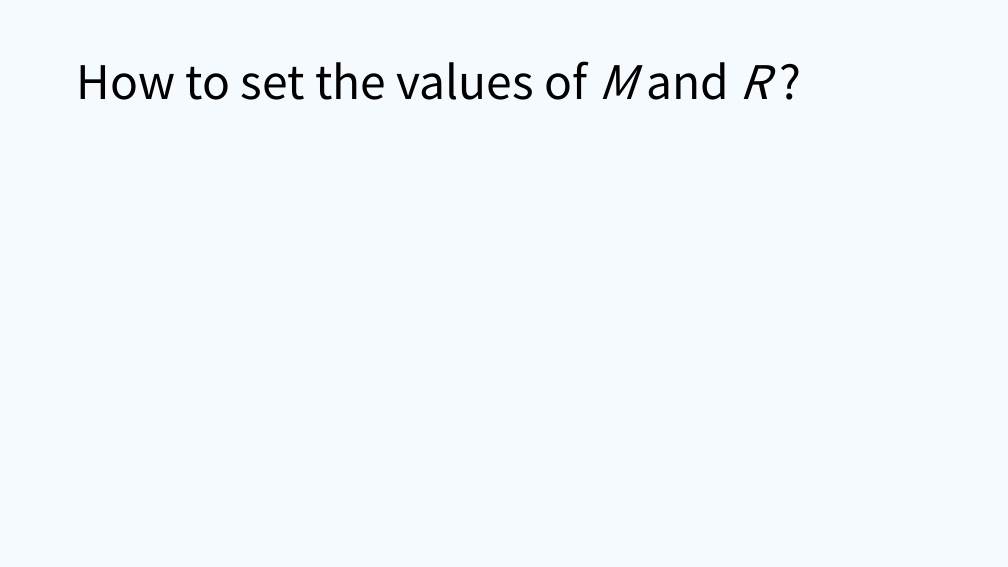
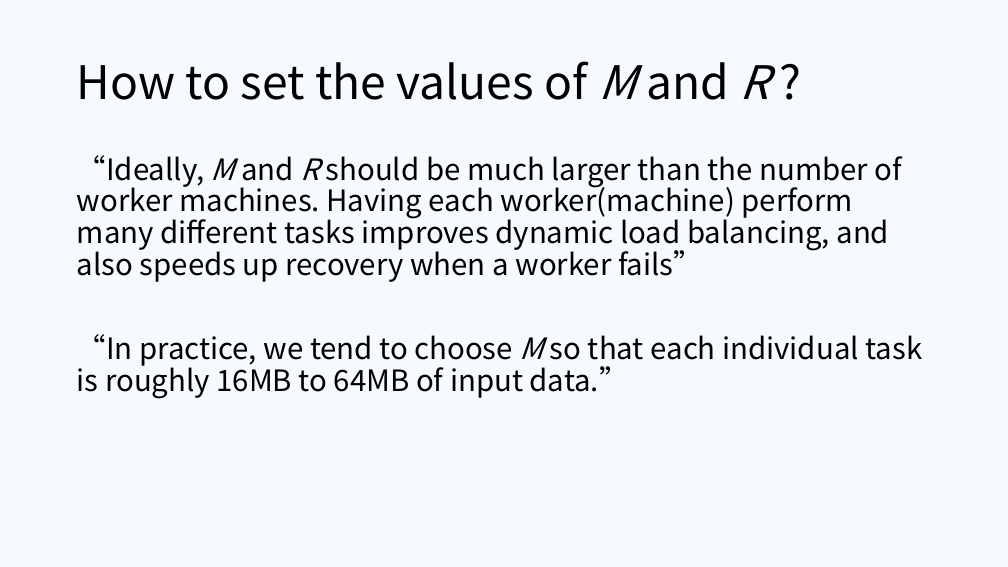
Before and after one commit to ifsheldon/OSLearning, a slide deck: slide 28 of project/MapReduce/pre.pptx (slide 26 before the commit). Drawn at 1008x567 pixels with LibreOffice and Linux fonts; fonts in the diff are those of the drawing. Boxes give left, top, right and bottom in pixels: in the first picture for what was removed or moved away, otherwise in the second. Text is boxed around its words. In the diff, an @@ line names an element or a change of style, - is before the commit and + after.

```diff
--- a/project/MapReduce/pre.pptx
+++ b/project/MapReduce/pre.pptx
@@ text added at bbox=[77, 155, 922, 399], 28 pt, text #000000 @@
+“Ideally, M and R should be much larger than the number of worker machines. Having each worker(machine) perform many different tasks improves dynamic load balancing, and also speeds up recovery when a worker fails”
+“In practice, we tend to choose M so that each individual task is roughly 16MB to 64MB of input data.”
```
Also in this commit, not shown: 10 other slides changed, 9 slides added, 6 slides removed, 1 other file.
